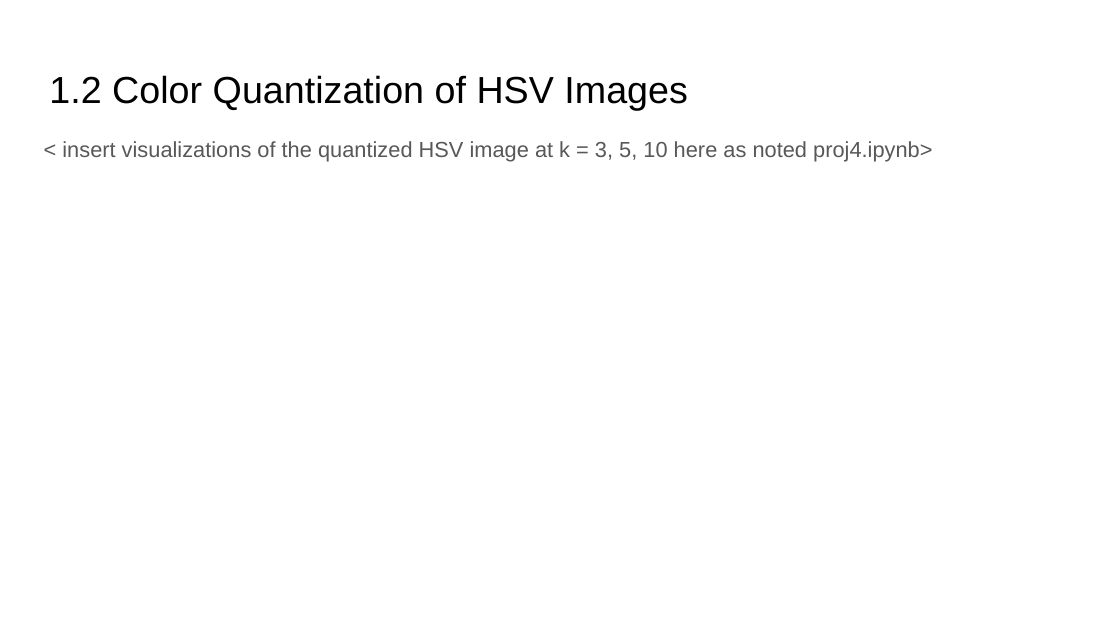
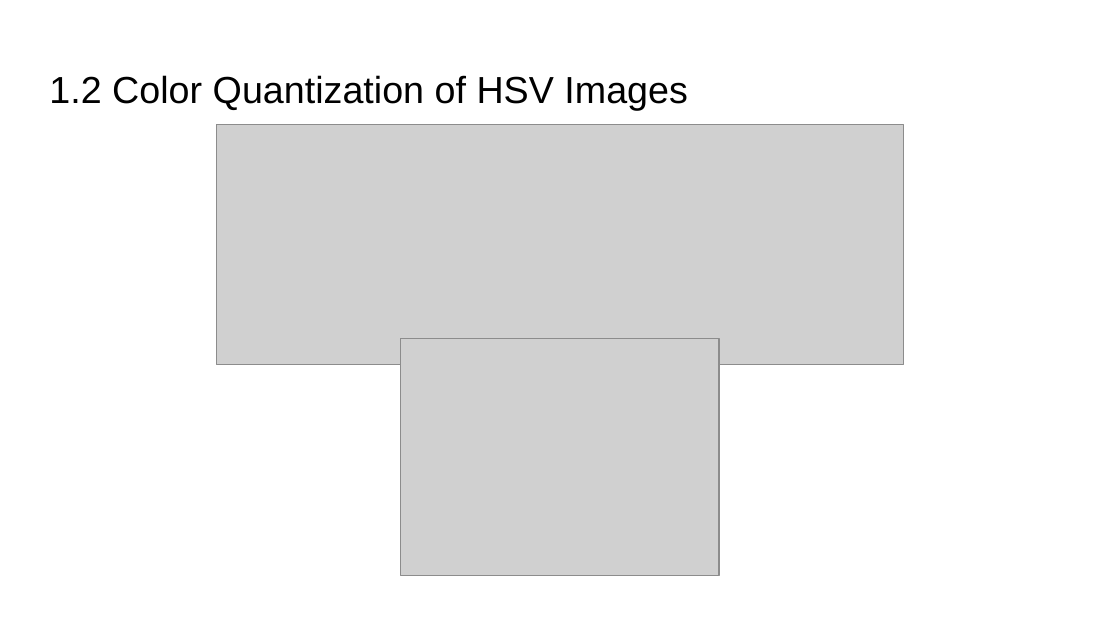
Before and after one commit to yunqingjia/cs4476, a slide deck: slide 3 of PS4/PS4_report_template.pptx. Drawn at 1120x630 pixels with LibreOffice and Linux fonts; fonts in the diff are those of the drawing; grey boxes stand for pictures. Boxes give left, top, right and bottom in pixels: in the first picture for what was removed or moved away, otherwise in the second. Text is boxed around its words. In the diff, an @@ line names an element or a change of style, - is before the commit and + after.

```diff
--- a/PS4/PS4_report_template.pptx
+++ b/PS4/PS4_report_template.pptx
@@ text removed at (62,141,932,162) @@
-< insert visualizations of the quantized HSV image at k = 3, 5, 10 here as noted proj4.ipynb>
@@ picture added at (216,124,904,364) @@
@@ picture added at (401,338,719,576) @@
```
Also in this commit, not shown: 3 other slides changed, 2 other files.
